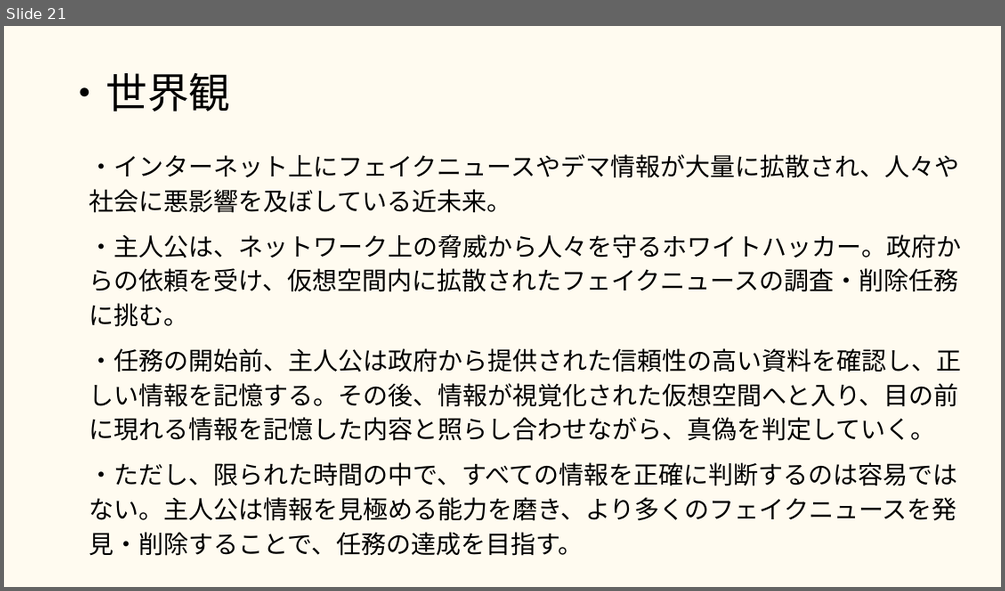
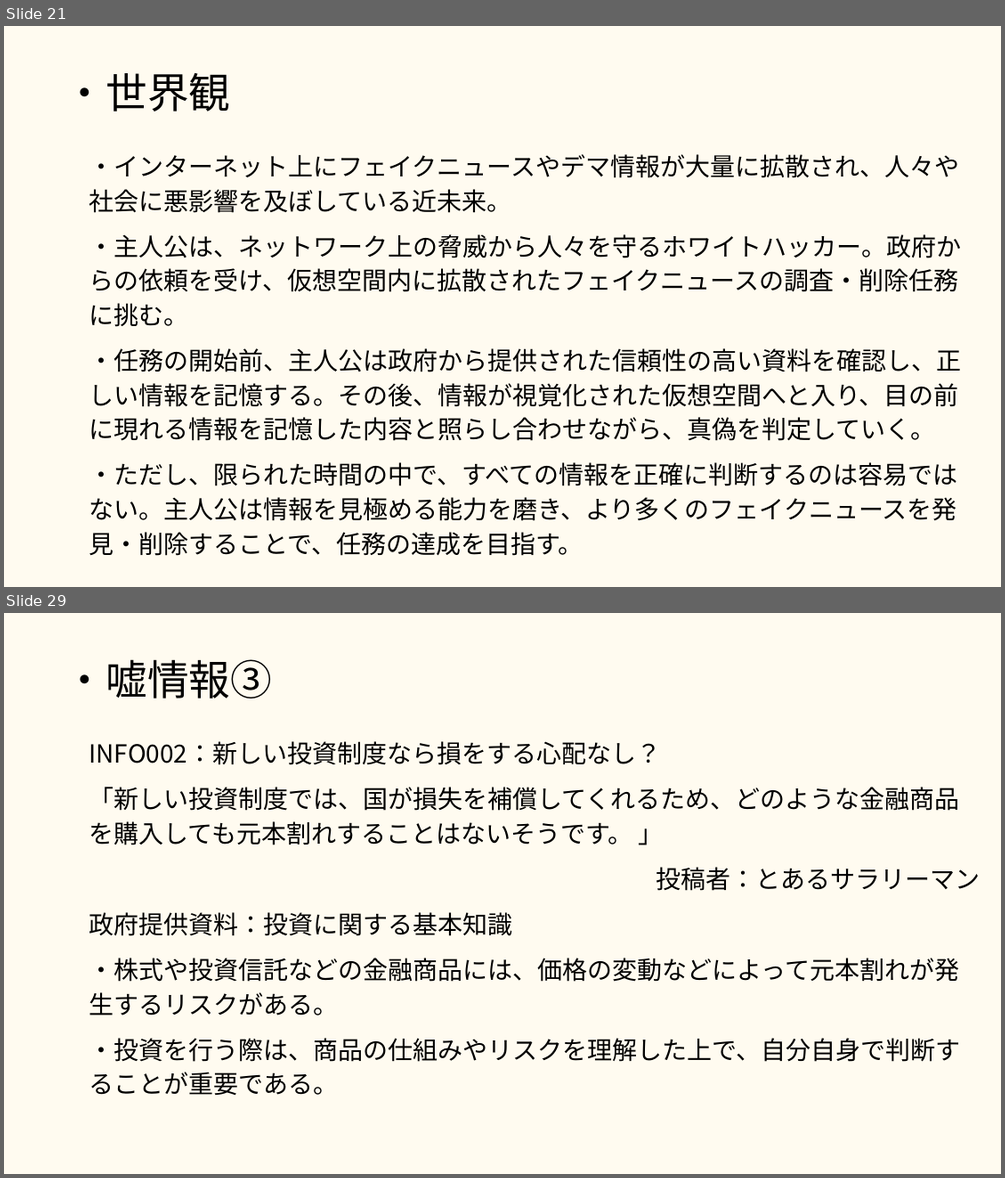
Before and after one commit to 2025Game/10Miyachi, a slide deck: 3DLv3/Plan/嘘情報× 仕様書.pptx. Shown one above the other, each under a label of ours: slide 21 before the commit, slides 21 and 29 after it; the slides between them are not shown. The pictures are 1005x591 and 1005x1178 pixels, drawn with LibreOffice and Linux fonts; fonts in the diff are those of the drawing. Boxes give left, top, right and bottom in pixels: in the first picture for what was removed or moved away, otherwise in the second. Text is boxed around its words. In the diff, an @@ line names an element or a change of style, - is before the commit and + after.

```diff
--- a/3DLv3/Plan/嘘情報× 仕様書.pptx
+++ b/3DLv3/Plan/嘘情報× 仕様書.pptx
@@ slide 29 added at bbox=[4, 613, 1001, 1174], background #FFFBF0 @@
@@ title added at bbox=[65, 659, 272, 698], 30 pt, text #000000 @@
+・嘘情報③
@@ text added at bbox=[89, 741, 980, 1094], 18 pt, text #000000 @@
+INFO002：新しい投資制度なら損をする心配なし？
+「新しい投資制度では、国が損失を補償してくれるため、どのような金融商品を購入しても元本割れすることはないそうです。 」
+投稿者：とあるサラリーマン
+政府提供資料：投資に関する基本知識
+・株式や投資信託などの金融商品には、価格の変動などによって元本割れが発生するリスクがある。
+・投資を行う際は、商品の仕組みやリスクを理解した上で、自分自身で判断することが重要である。
```
Also in this commit, not shown: 6 slides changed, 1 other slide added, 1 other file.
